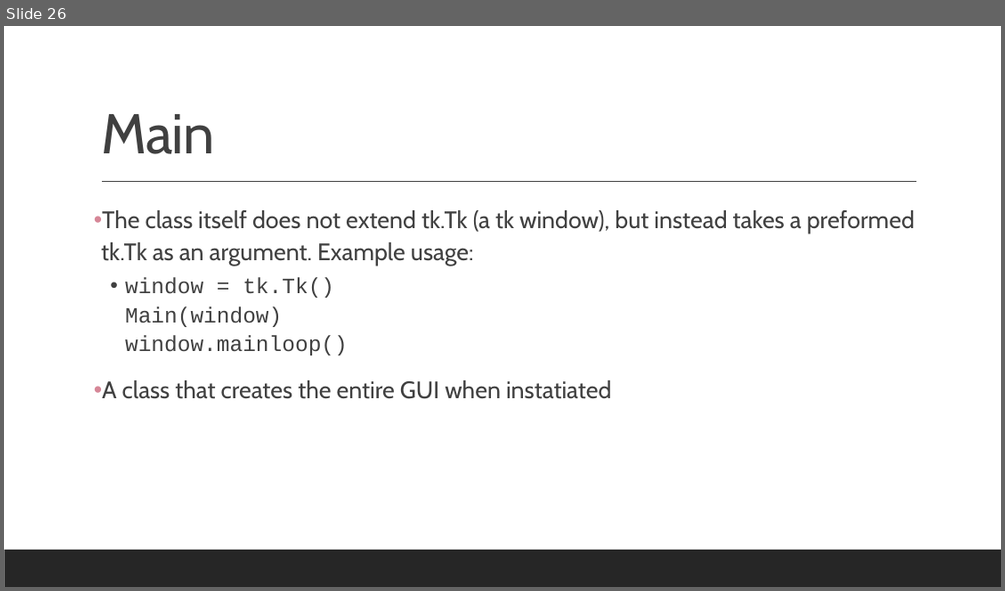
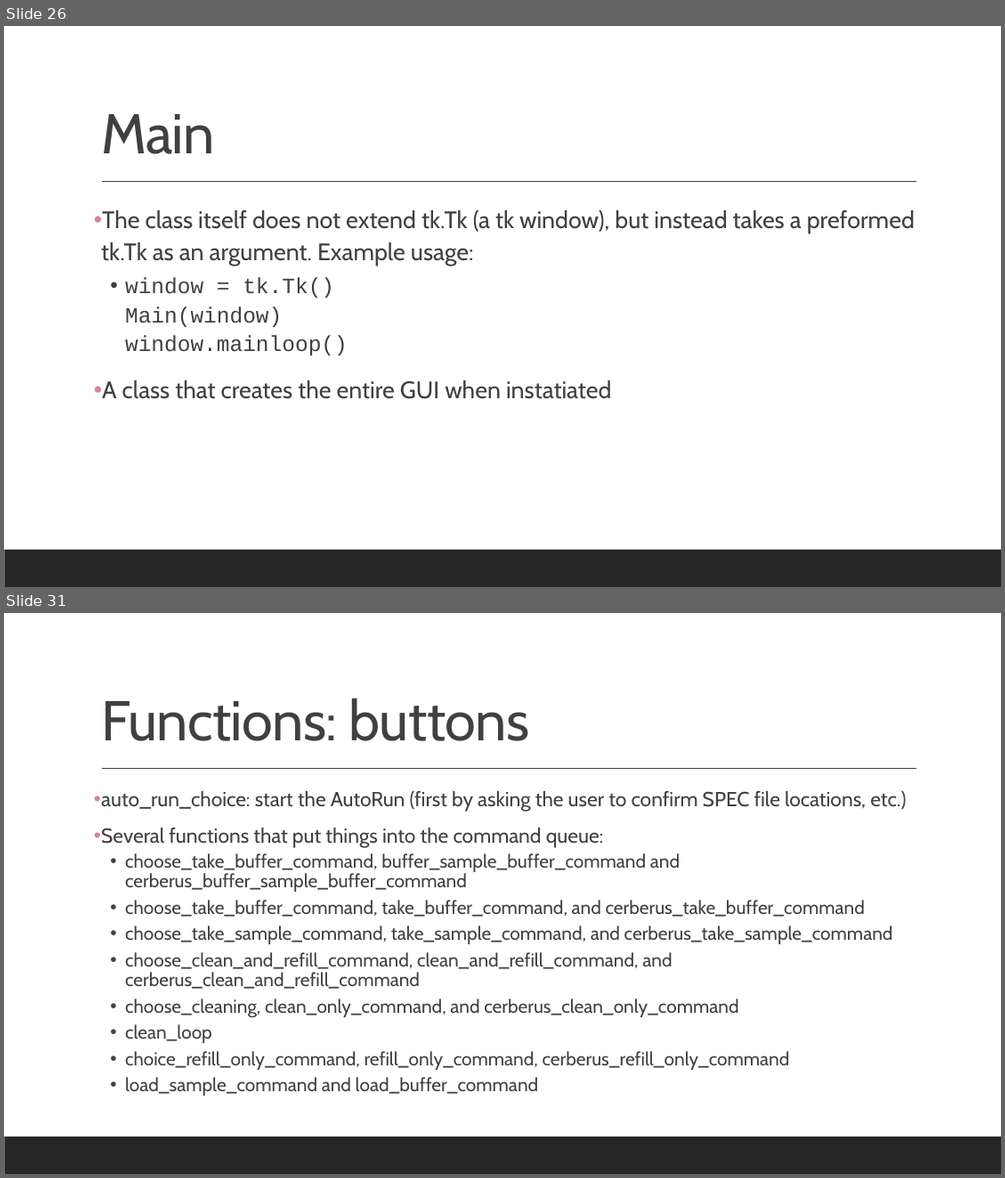
Before and after one commit to mathmauney/SAXSControl, a slide deck: Documentation.pptx. Shown one above the other, each under a label of ours: slide 26 before the commit, slides 26 and 31 after it; the slides between them are not shown. The pictures are 1005x591 and 1005x1178 pixels, drawn with LibreOffice and Linux fonts; fonts in the diff are those of the drawing. Boxes give left, top, right and bottom in pixels: in the first picture for what was removed or moved away, otherwise in the second. Text is boxed around its words. In the diff, an @@ line names an element or a change of style, - is before the commit and + after.

```diff
--- a/Documentation.pptx
+++ b/Documentation.pptx
@@ slide 31 added at (4, 613, 1001, 1174), background #FFFFFF; not listed: 2 template elements that a slide beside it also shows @@
@@ title added at (101, 698, 530, 741), 54 pt, text #404040 @@
+Functions: buttons
@@ text added at (101, 791, 906, 1095), 17.9 pt, text #404040 @@
+• auto_run_choice: start the AutoRun (first by asking the user to confirm SPEC file locations, etc.)
+• Several functions that put things into the command queue:
+  • choose_take_buffer_command, buffer_sample_buffer_command and cerberus_buffer_sample_buffer_command
+  • choose_take_buffer_command, take_buffer_command, and cerberus_take_buffer_command
+  • choose_take_sample_command, take_sample_command, and cerberus_take_sample_command
+  • choose_clean_and_refill_command, clean_and_refill_command, and cerberus_clean_and_refill_command
+  • choose_cleaning, clean_only_command, and cerberus_clean_only_command
+  • clean_loop
+  • choice_refill_only_command, refill_only_command, cerberus_refill_only_command
+  • load_sample_command and load_buffer_command
```
Also in this commit, not shown: 3 slides changed, 10 other slides added, 1 other file.
